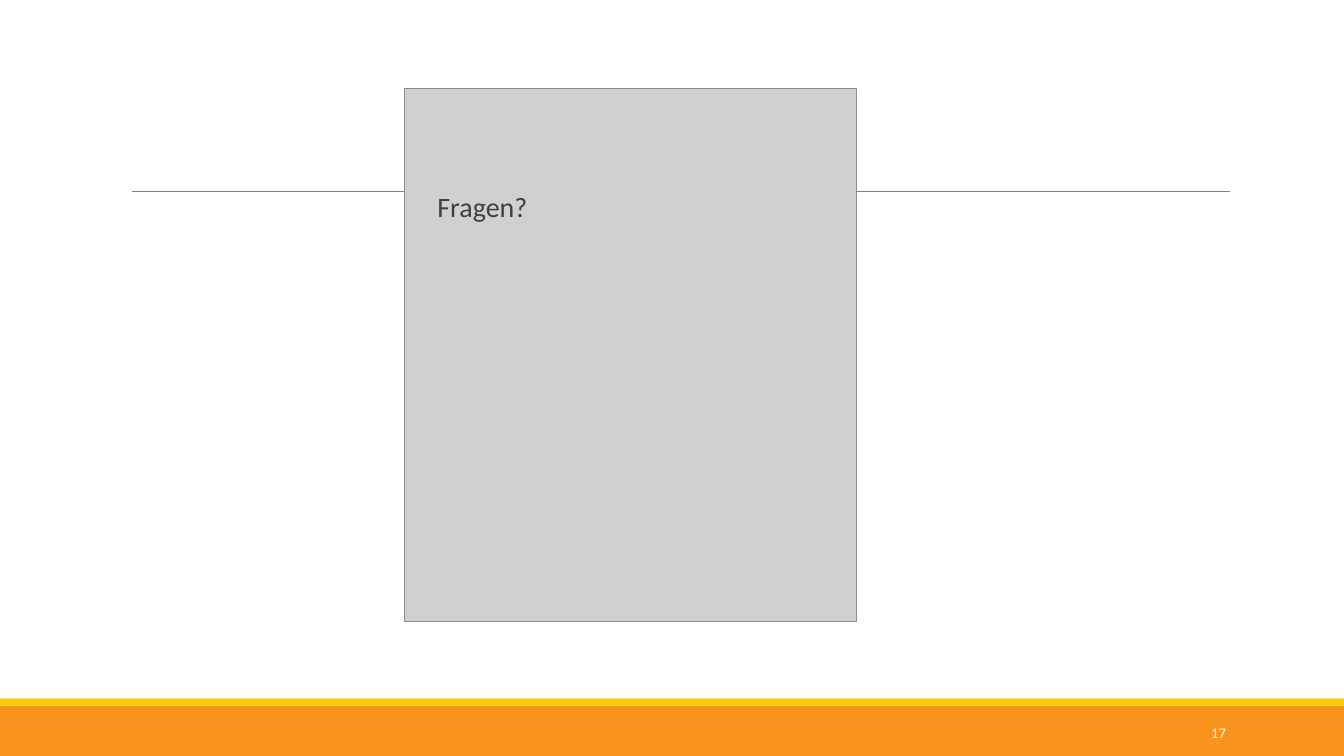
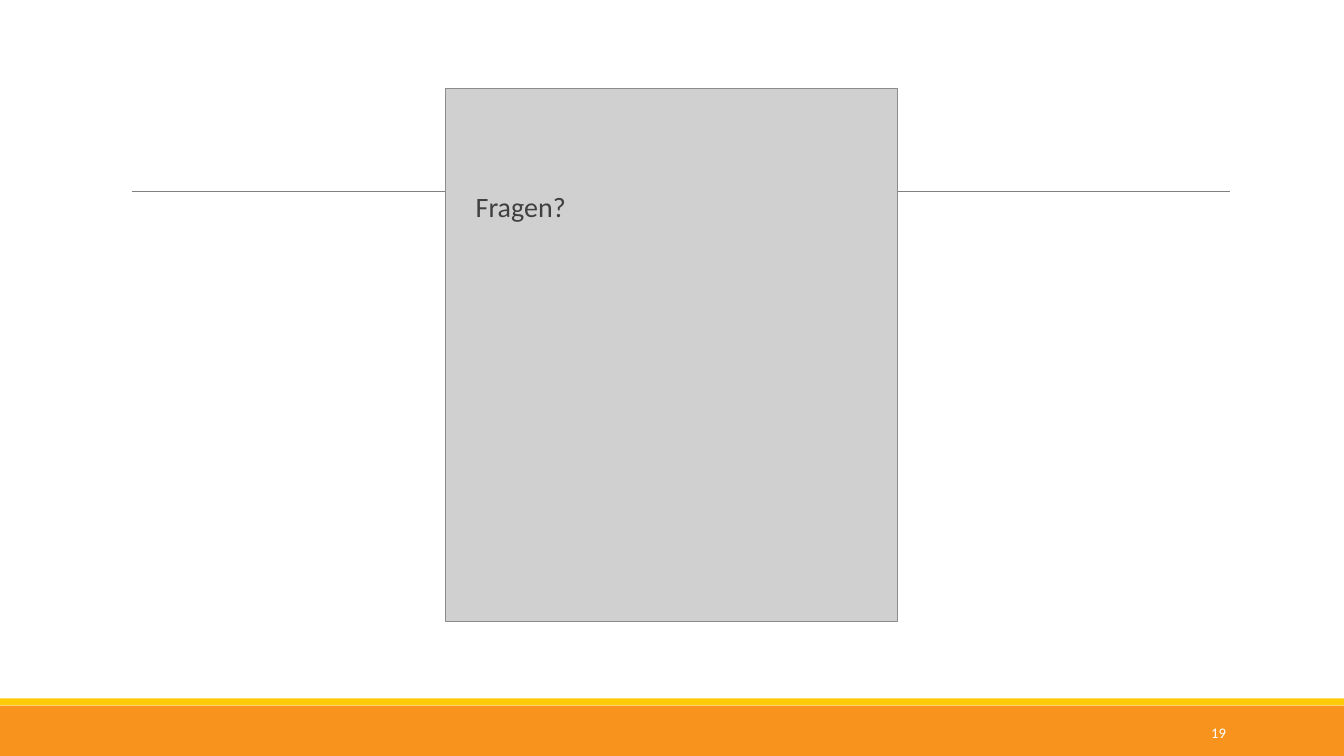
Before and after one commit to nappydevelopment/Nappy-the-ingenious-docs, a slide deck: slide 19 of presentation/Final/Final.pptx (slide 17 before the commit). Drawn at 1344x756 pixels with LibreOffice and Linux fonts; fonts in the diff are those of the drawing; grey boxes stand for pictures. Boxes give left, top, right and bottom in pixels: in the first picture for what was removed or moved away, otherwise in the second. Text is boxed around its words. In the diff, an @@ line names an element or a change of style, - is before the commit and + after.

```diff
--- a/presentation/Final/Final.pptx
+++ b/presentation/Final/Final.pptx
@@ picture: place and size @@
-picture at [405,89,857,622]
+picture at [446,89,897,622]
@@ text "Fragen?": place and size @@
-text "Fragen?" at [437,198,527,222]
+text "Fragen?" at [476,198,566,222]
@@ page number at [1211,728,1226,738]: text changed @@
-17
+19
```
Also in this commit, not shown: 8 other slides changed, 2 slides added, 1 other file.
